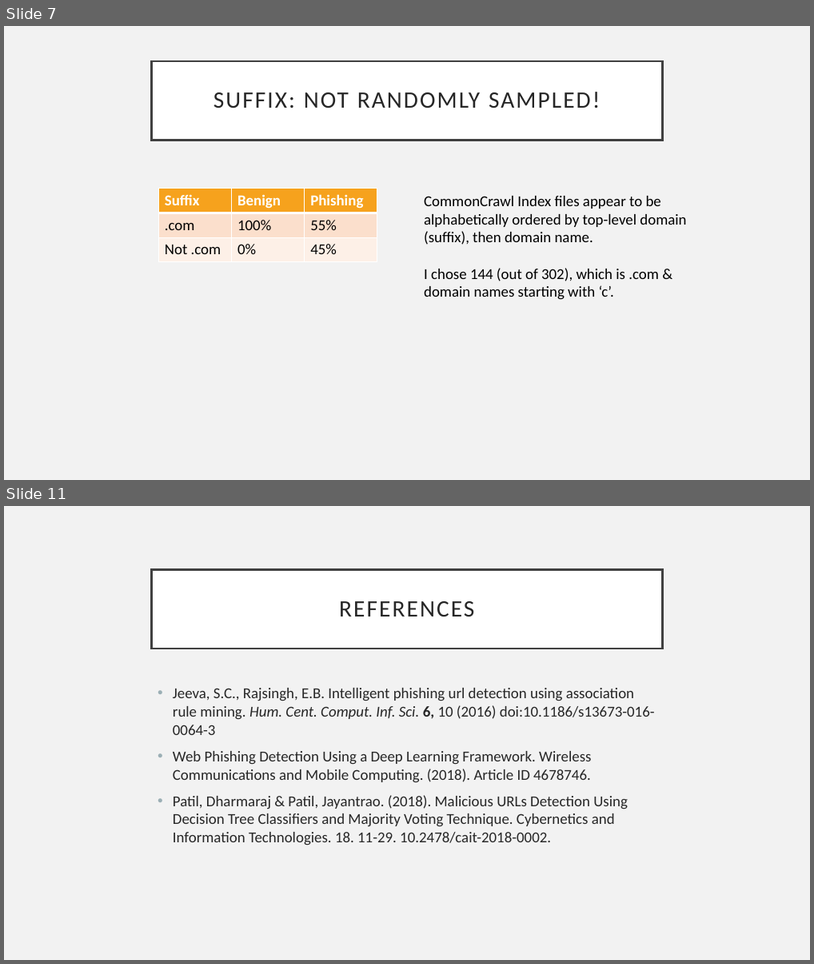
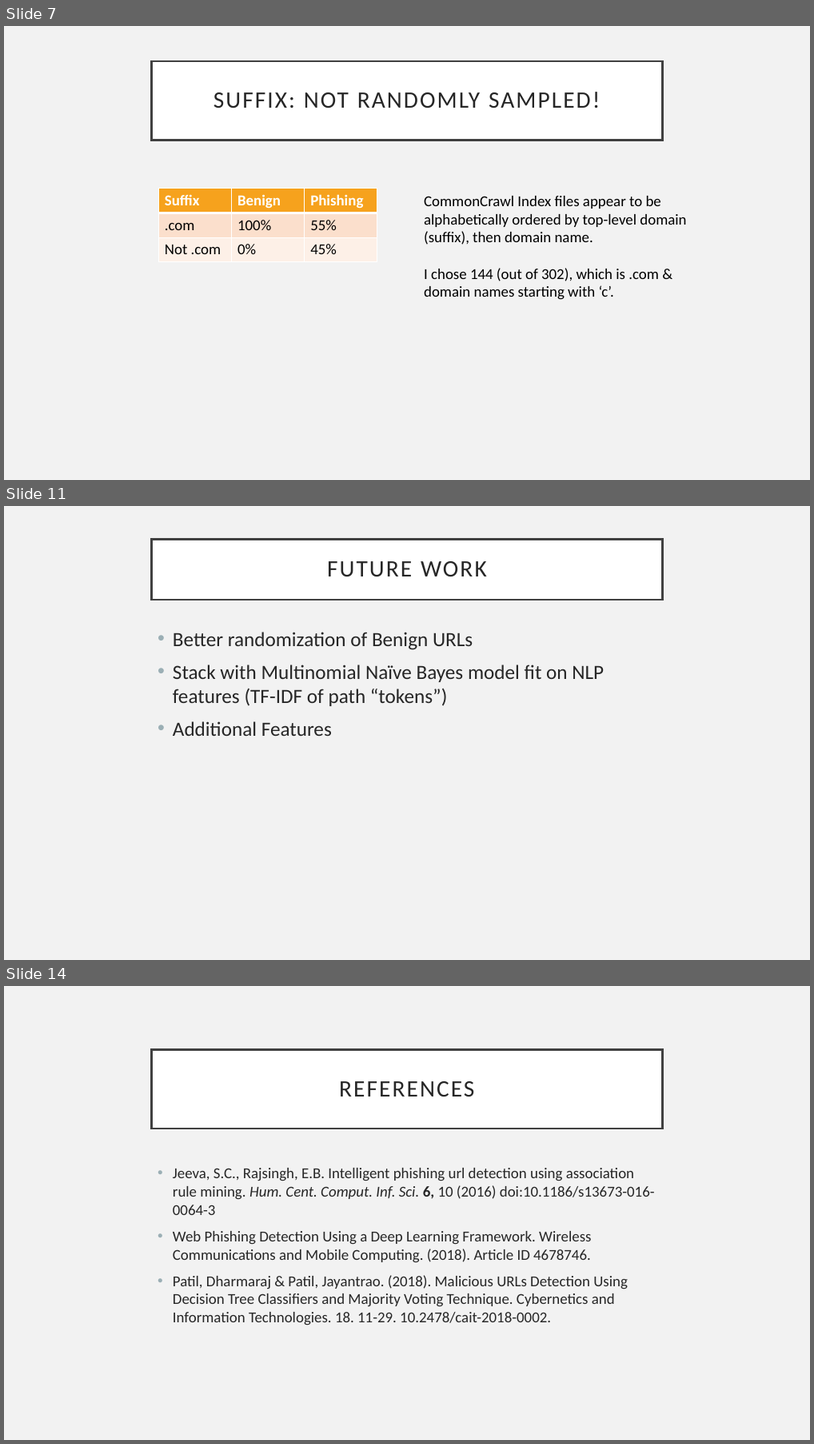
Before and after one commit to kbfreder/phishing-urls, a slide deck: docs/Presentation.pptx. Shown one above the other, each under a label of ours: slides 7 and 11 before the commit, slides 7, 11 and 14 after it; the slides between them are not shown. The pictures are 814x964 and 814x1444 pixels, drawn with LibreOffice and Linux fonts; fonts in the diff are those of the drawing. Boxes give left, top, right and bottom in pixels: in the first picture for what was removed or moved away, otherwise in the second. Text is boxed around its words. In the diff, an @@ line names an element or a change of style, - is before the commit and + after.

```diff
--- a/docs/Presentation.pptx
+++ b/docs/Presentation.pptx
@@ slide 11 added at <box>4,506,810,960</box>, background #F2F2F2 @@
@@ title added at <box>152,540,662,600</box>, fill #FFFFFF, outline #404040 2.5 pt, 28 pt, text #262626 @@
+FUTURE WORK
@@ text added at <box>173,632,604,736</box>, 24 pt, text #262626 @@
+• Better randomization of Benign URLs
+• Stack with Multinomial Naïve Bayes model fit on NLP features (TF-IDF of path “tokens”)
+• Additional Features
@@ what was slide 11 is now slide 14 @@
```
Also in this commit, not shown: 4 slides changed, 5 other slides added, 1 slide removed, 25 other files.
